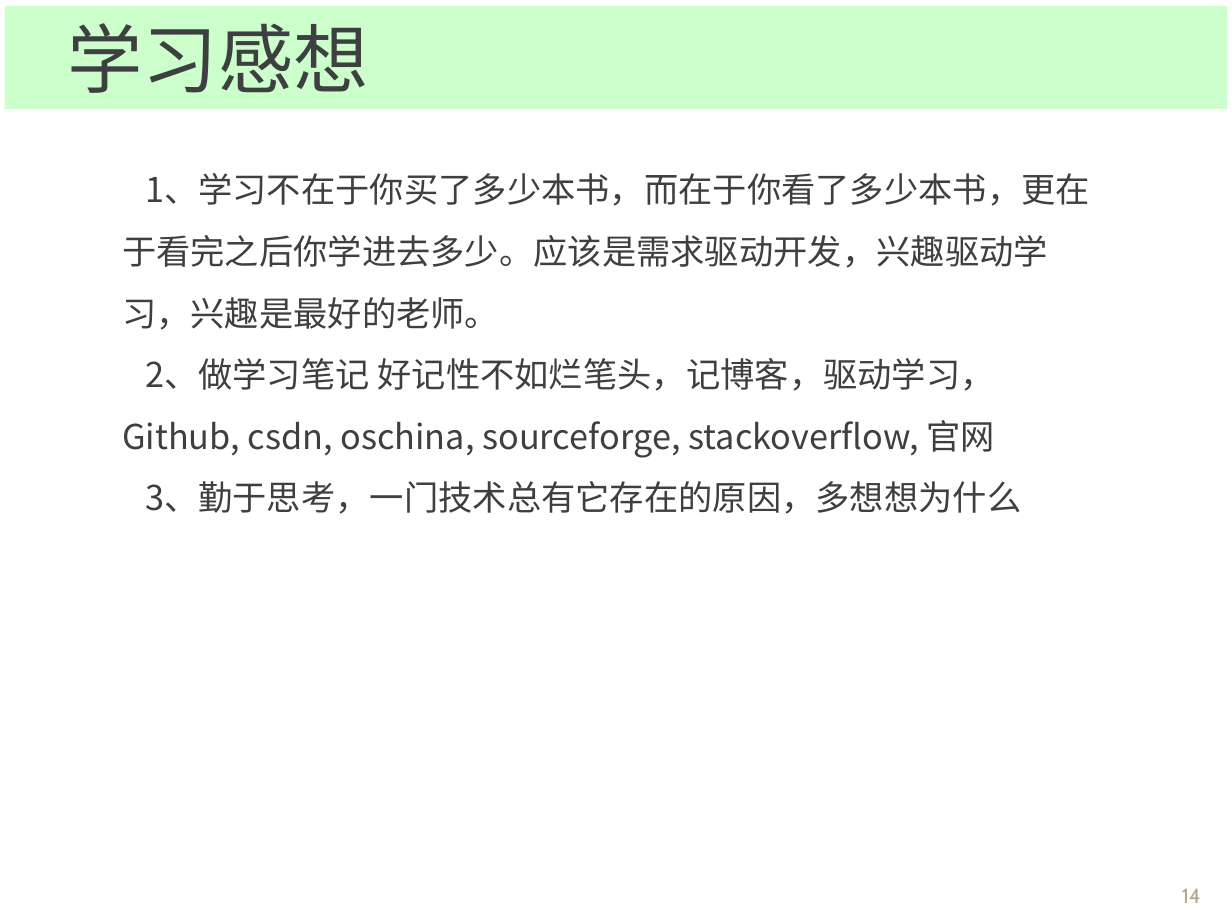
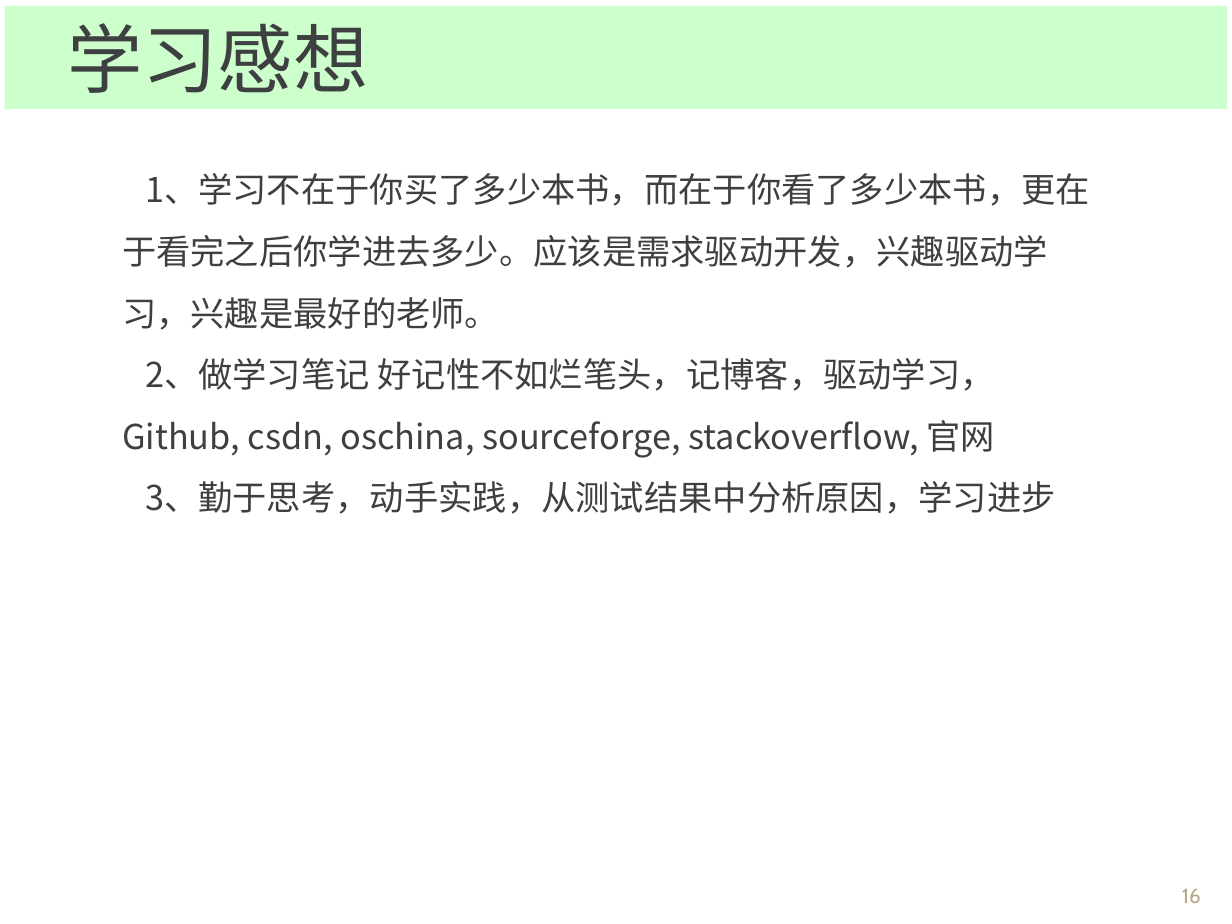
Before and after one commit to Spectrumleeee/Works, a slide deck: slide 16 of document/转正答辩_云平台部_黎光谱.ppt (slide 14 before the commit). Drawn at 1232x924 pixels with LibreOffice and Linux fonts; fonts in the diff are those of the drawing; background and template pictures are left out. Boxes give left, top, right and bottom in pixels: in the first picture for what was removed or moved away, otherwise in the second. Text is boxed around its words. In the diff, an @@ line names an element or a change of style, - is before the commit and + after.

```diff
--- a/document/转正答辩_云平台部_黎光谱.ppt
+++ b/document/转正答辩_云平台部_黎光谱.ppt
@@ text at (x1=145, y1=481, x2=1056, y2=514): text changed @@
-3、勤于思考，一门技术总有它存在的原因，多想想为什么
+3、勤于思考，动手实践，从测试结果中分析原因，学习进步
@@ page number at (x1=1182, y1=888, x2=1201, y2=903): text changed @@
-14
+16
```
Also in this commit, not shown: 6 other slides changed, 2 slides added, 1 other file.
